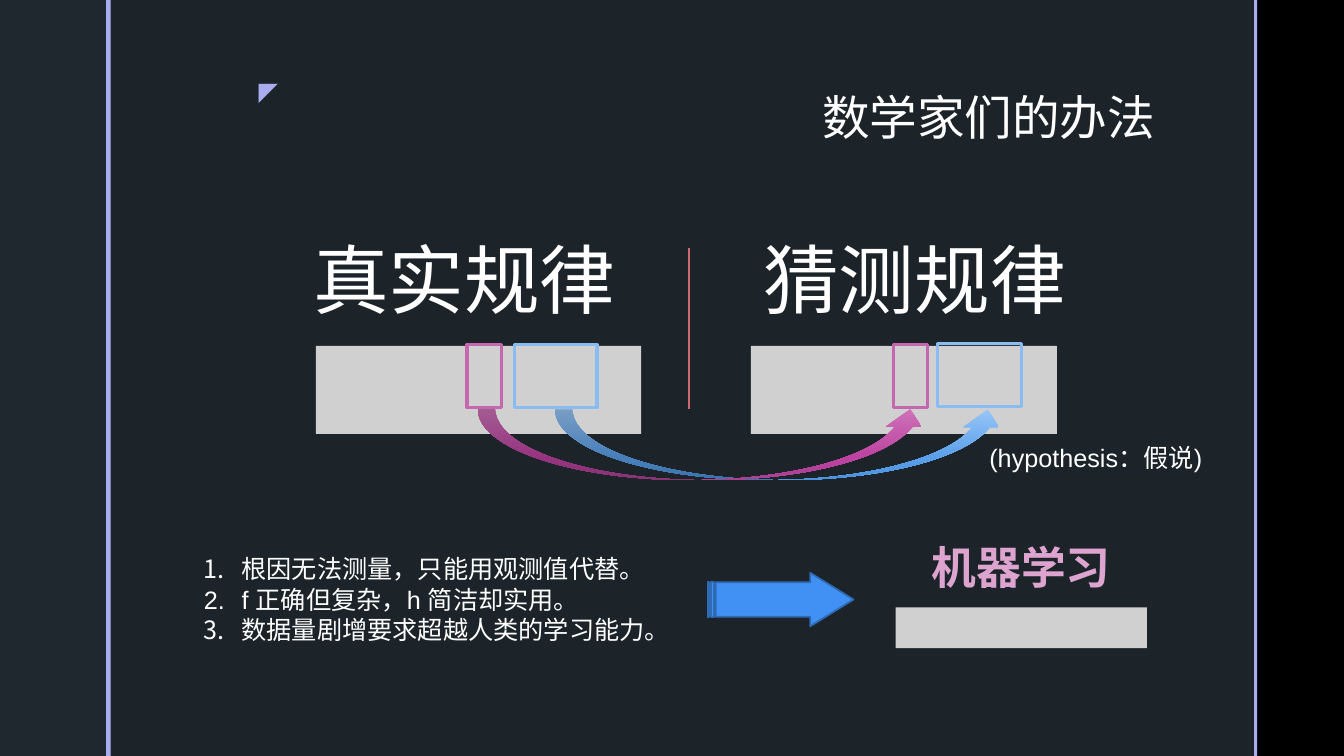
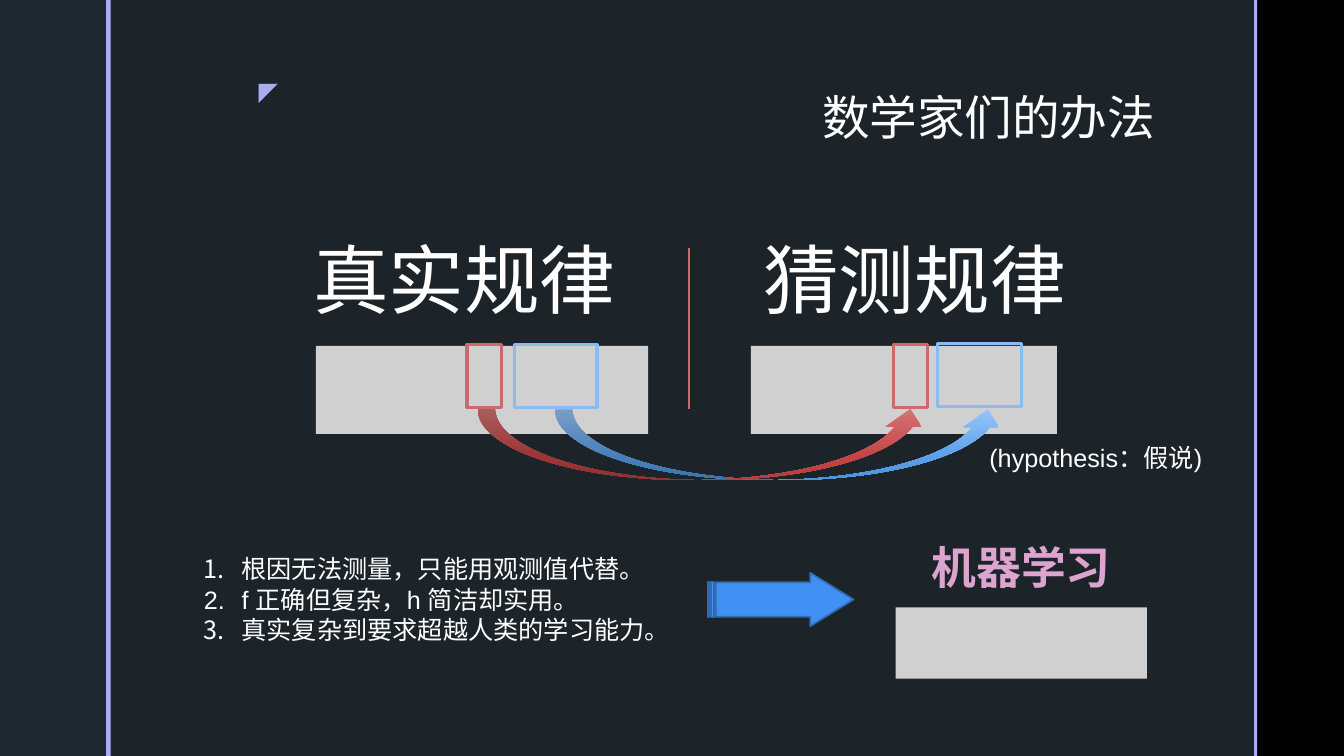
Before and after one commit to SakigamiYang/PyCon, a slide deck: slide 4 of Python-Meetup/20210523/深度学习简介.pptx. Drawn at 1344x756 pixels with LibreOffice and Linux fonts; fonts in the diff are those of the drawing; grey boxes stand for pictures; background and template pictures are left out. Boxes give left, top, right and bottom in pixels: in the first picture for what was removed or moved away, otherwise in the second. Text is boxed around its words. In the diff, an @@ line names an element or a change of style, - is before the commit and + after.

```diff
--- a/Python-Meetup/20210523/深度学习简介.pptx
+++ b/Python-Meetup/20210523/深度学习简介.pptx
@@ picture: place and size @@
-picture at (316, 346, 641, 435)
+picture at (316, 346, 648, 435)
@@ rectangle at (467, 345, 501, 408): outline #C567AF 2.25 pt to #CB6A6A 2.25 pt @@
@@ rectangle at (893, 345, 928, 408): outline #C567AF 2.25 pt to #CB6A6A 2.25 pt @@
@@ curved up arrow at (478, 409, 929, 481): fill gradient #CE72B8 to #BE42A1 to #A94191 to gradient #D47575 to #C44343 to #B23F3F @@
@@ text at (242, 617, 670, 641): text changed @@
-3. 数据量剧增要求超越人类的学习能力。
+3. 真实复杂到要求超越人类的学习能力。
@@ picture: place and size @@
-picture at (896, 608, 1147, 648)
+picture at (896, 608, 1147, 680)
```
Also in this commit, not shown: 11 other slides changed, 2 slides added, 2 other files.
